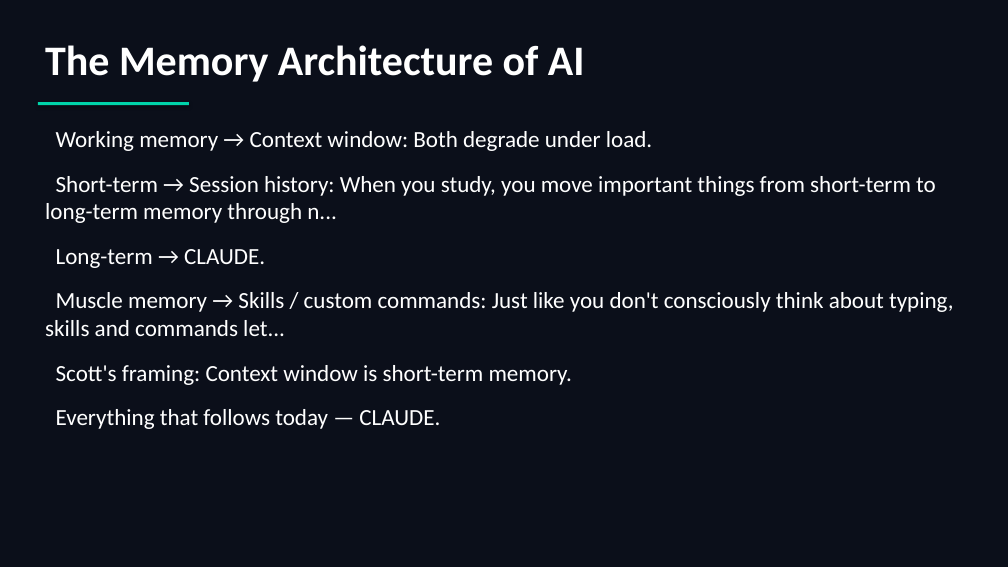
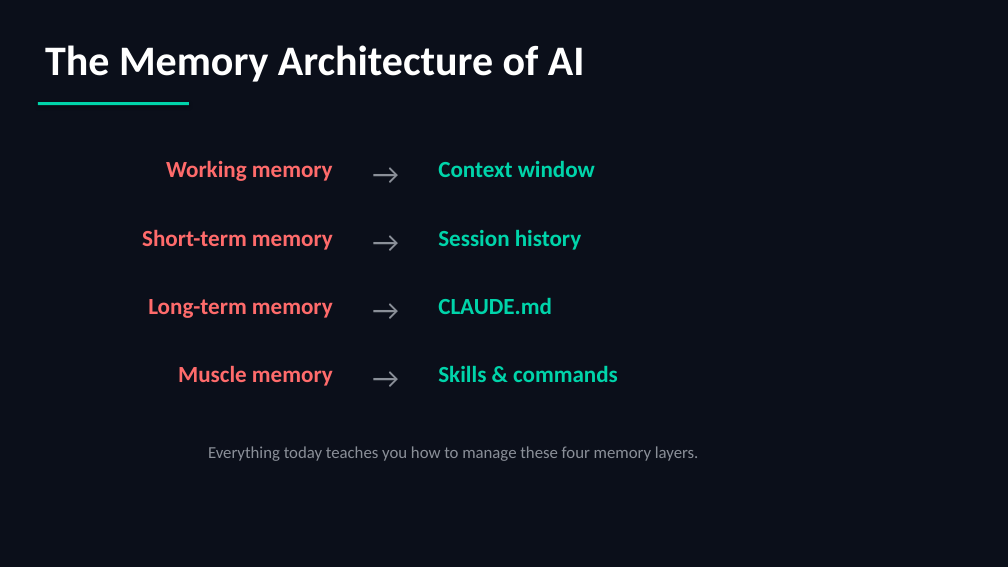
Before and after one commit to scottrhay/AIA-ClaudeCopilot, a slide deck: slide 8 of slides/Day2_Claude_Code_Fundamentals.pptx. Drawn at 1008x567 pixels with LibreOffice and Linux fonts; fonts in the diff are those of the drawing. Boxes give left, top, right and bottom in pixels: in the first picture for what was removed or moved away, otherwise in the second. Text is boxed around its words. In the diff, an @@ line names an element or a change of style, - is before the commit and + after.

Commit message:
fix: slide 8 Memory Architecture — clean 4-row comparison layout

```diff
--- a/slides/Day2_Claude_Code_Fundamentals.pptx
+++ b/slides/Day2_Claude_Code_Fundamentals.pptx
@@ text removed at [45,131,953,429] @@
-Working memory → Context window: Both degrade under load.
-Short-term → Session history: When you study, you move important things from short-term to long-term memory through n...
-Long-term → CLAUDE.
-Muscle memory → Skills / custom commands: Just like you don't consciously think about typing, skills and commands let...
-Scott's framing: Context window is short-term memory.
-Everything that follows today — CLAUDE.
@@ text added at [166,160,333,181], 22 pt, text #FF6B6B, bold @@
+Working memory
@@ text added at [355,151,416,219], 28 pt, text #8A8F98 @@
+→
@@ text added at [438,161,595,177], 22 pt, text #00D4AA, bold @@
+Context window
@@ text added at [142,229,333,250], 22 pt, text #FF6B6B, bold @@
+Short-term memory
@@ text added at [355,219,416,287], 28 pt, text #8A8F98 @@
+→
@@ text added at [438,230,581,250], 22 pt, text #00D4AA, bold @@
+Session history
@@ text added at [148,299,333,318], 22 pt, text #FF6B6B, bold @@
+Long-term memory
@@ text added at [355,287,416,355], 28 pt, text #8A8F98 @@
+→
@@ text added at [438,298,552,314], 22 pt, text #00D4AA, bold @@
+CLAUDE.md
@@ text added at [355,355,416,423], 28 pt, text #8A8F98 @@
+→
@@ text added at [178,365,333,386], 22 pt, text #FF6B6B, bold @@
+Muscle memory
@@ text added at [438,366,618,382], 22 pt, text #00D4AA, bold @@
+Skills & commands
@@ text added at [208,446,699,461], 16 pt, text #8A8F98 @@
+Everything today teaches you how to manage these four memory layers.
```
